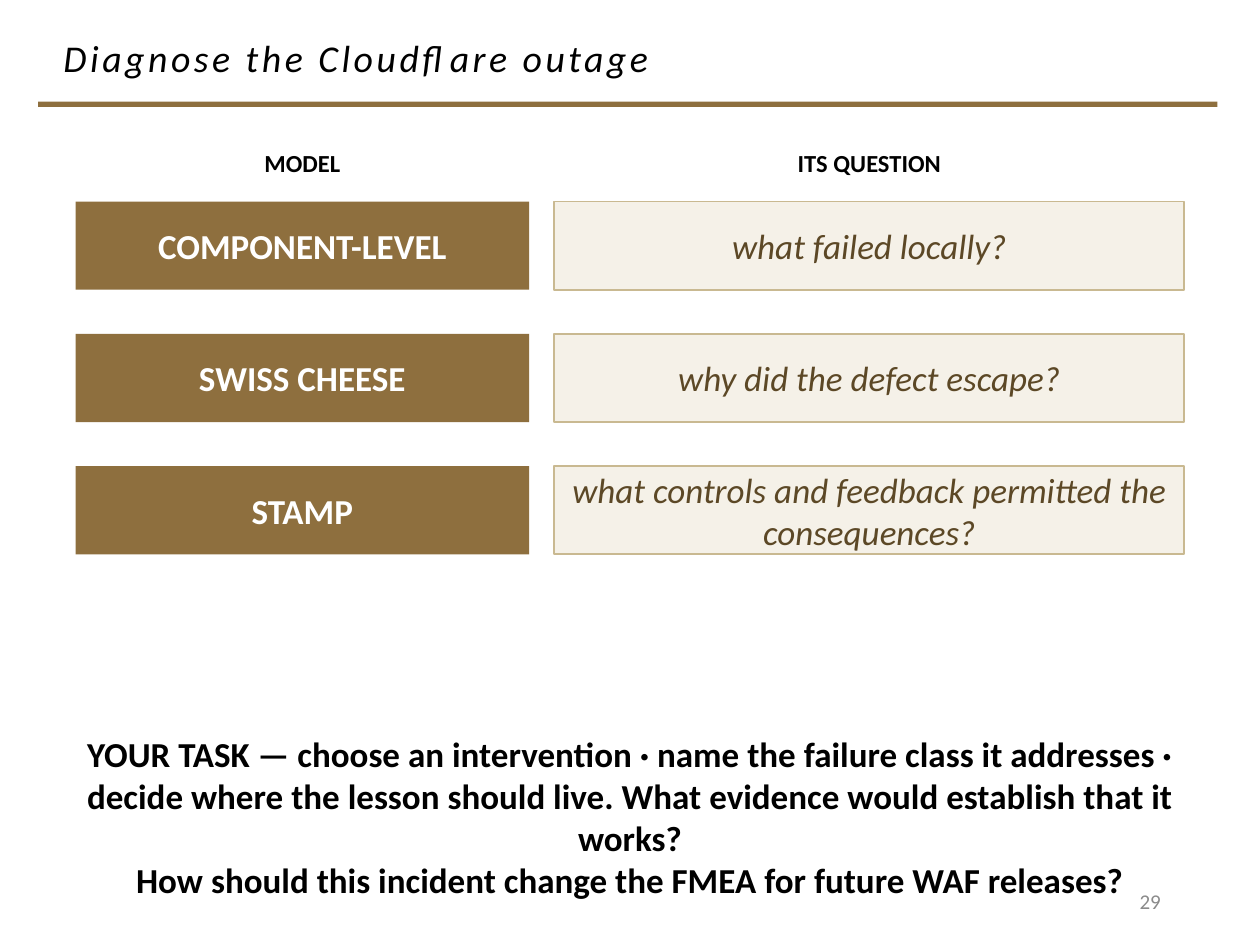
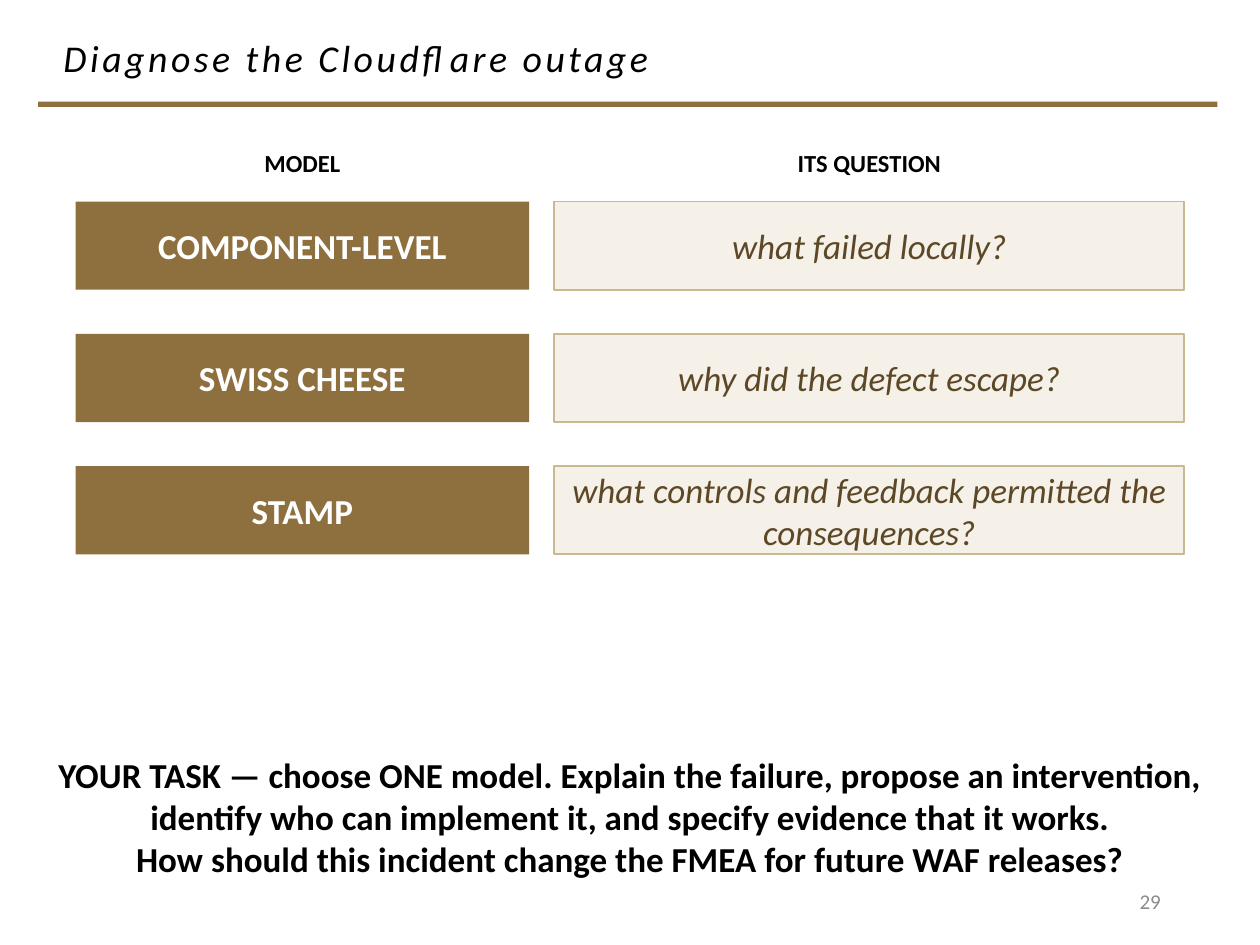
Before and after one commit to davisjam/model-based-agentic-software-engineering, a slide deck: slide 29 of book/_design/2-4-redux-build/2-4-redux-WIP.pptx. Drawn at 1260x945 pixels with LibreOffice and Linux fonts; fonts in the diff are those of the drawing; background and template pictures are left out. Boxes give left, top, right and bottom in pixels: in the first picture for what was removed or moved away, otherwise in the second. Text is boxed around its words. In the diff, an @@ line names an element or a change of style, - is before the commit and + after.

```diff
--- a/book/_design/2-4-redux-build/2-4-redux-WIP.pptx
+++ b/book/_design/2-4-redux-build/2-4-redux-WIP.pptx
@@ text at bbox=[58, 763, 1201, 836]: text changed @@
-YOUR TASK — choose an intervention · name the failure class it addresses ·
-decide where the lesson should live. What evidence would establish that it works?
+YOUR TASK — choose ONE model. Explain the failure, propose an intervention,
+identify who can implement it, and specify evidence that it works.
```
Also in this commit, not shown: 4 other slides changed, 3 other files.
